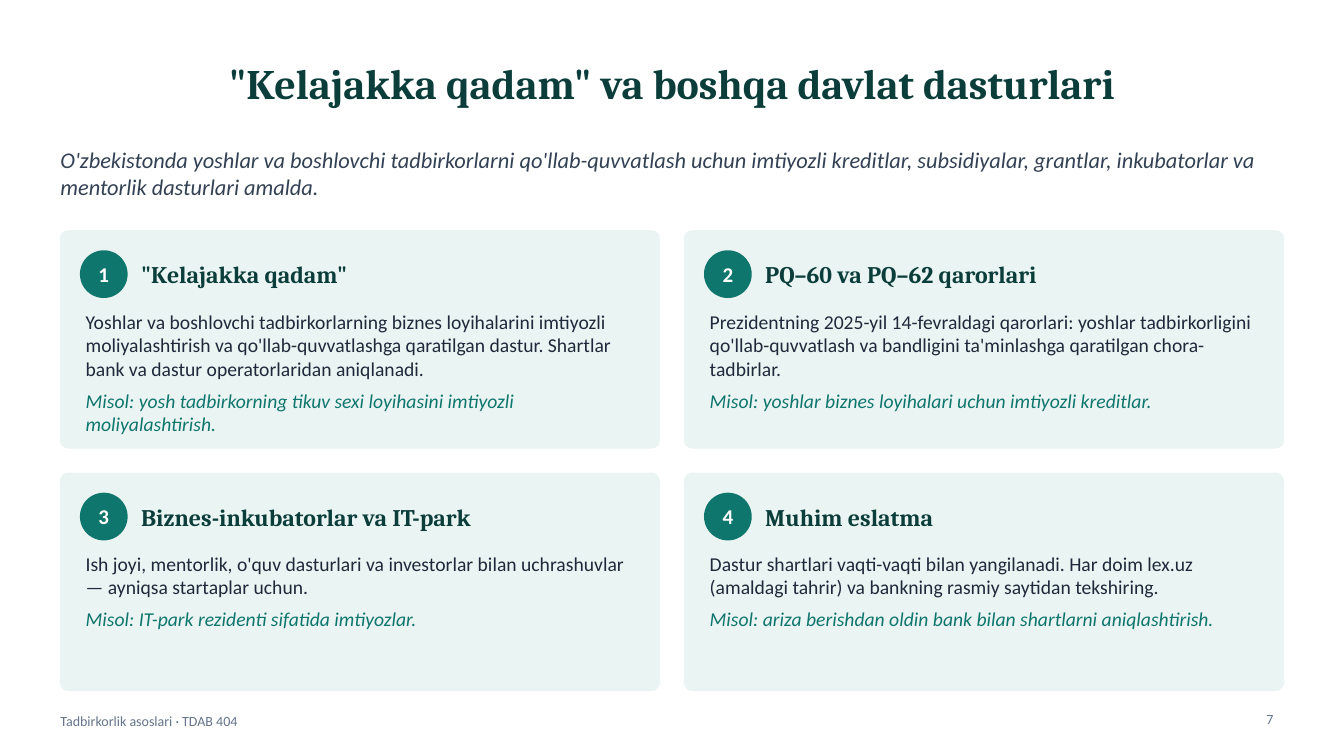
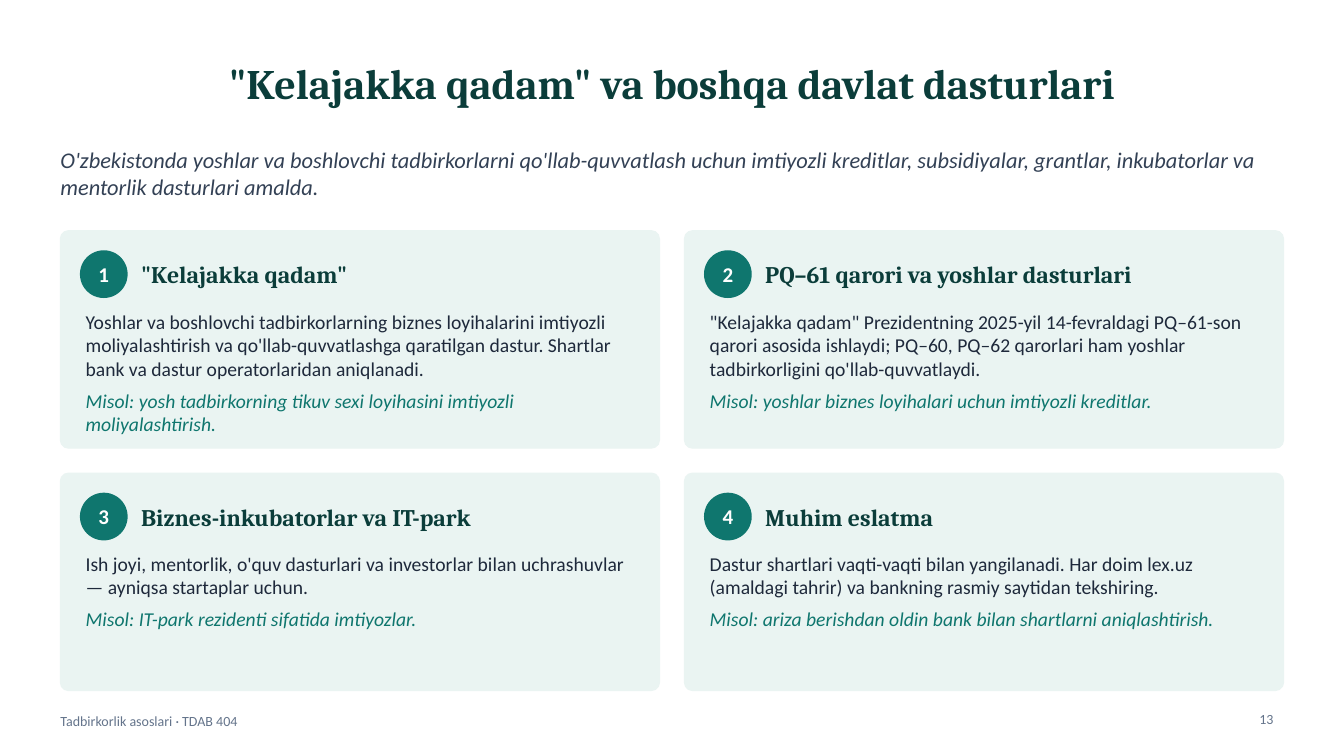
Before and after one commit to Ulugbek3989/tad, a slide deck: slide 13 of public/resources/taqdimotlar/M03-taqdimot.pptx (slide 7 before the commit). Drawn at 1344x756 pixels with LibreOffice and Linux fonts; fonts in the diff are those of the drawing. Boxes give left, top, right and bottom in pixels: in the first picture for what was removed or moved away, otherwise in the second. Text is boxed around its words. In the diff, an @@ line names an element or a change of style, - is before the commit and + after.

```diff
--- a/public/resources/taqdimotlar/M03-taqdimot.pptx
+++ b/public/resources/taqdimotlar/M03-taqdimot.pptx
@@ text at <box>765,266,1132,289</box>: text changed @@
-PQ–60 va PQ–62 qarorlari
+PQ–61 qarori va yoshlar dasturlari
@@ text at <box>710,315,1241,380</box>: text changed @@
-Prezidentning 2025-yil 14-fevraldagi qarorlari: yoshlar tadbirkorligini qo'llab-quvvatlash va bandligini ta'minlashga qaratilgan chora-tadbirlar.
+"Kelajakka qadam" Prezidentning 2025-yil 14-fevraldagi PQ–61-son qarori asosida ishlaydi; PQ–60, PQ–62 qarorlari ham yoshlar tadbirkorligini qo'llab-quvvatlaydi.
@@ page number at <box>1259,715,1273,724</box>: text changed @@
-7
+13
```
Also in this commit, not shown: 1 other slide changed, 12 slides added, 41 other files.
